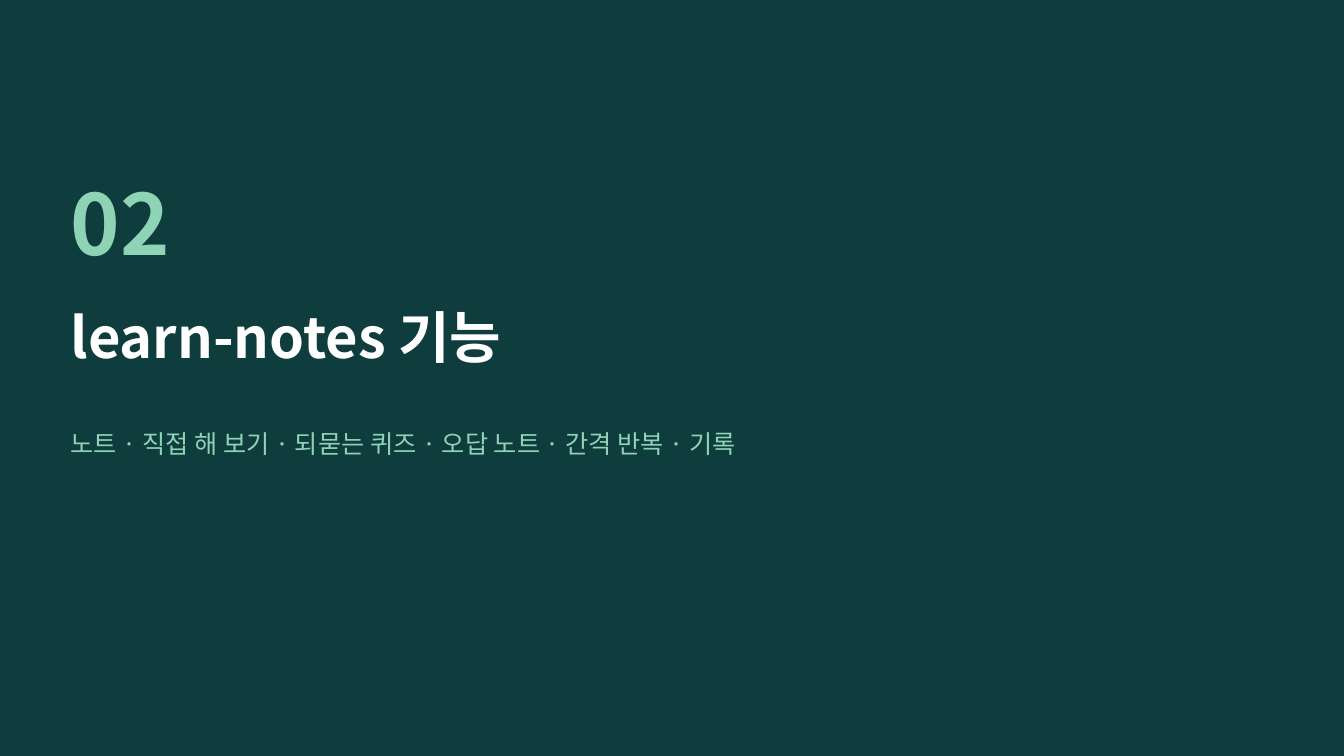
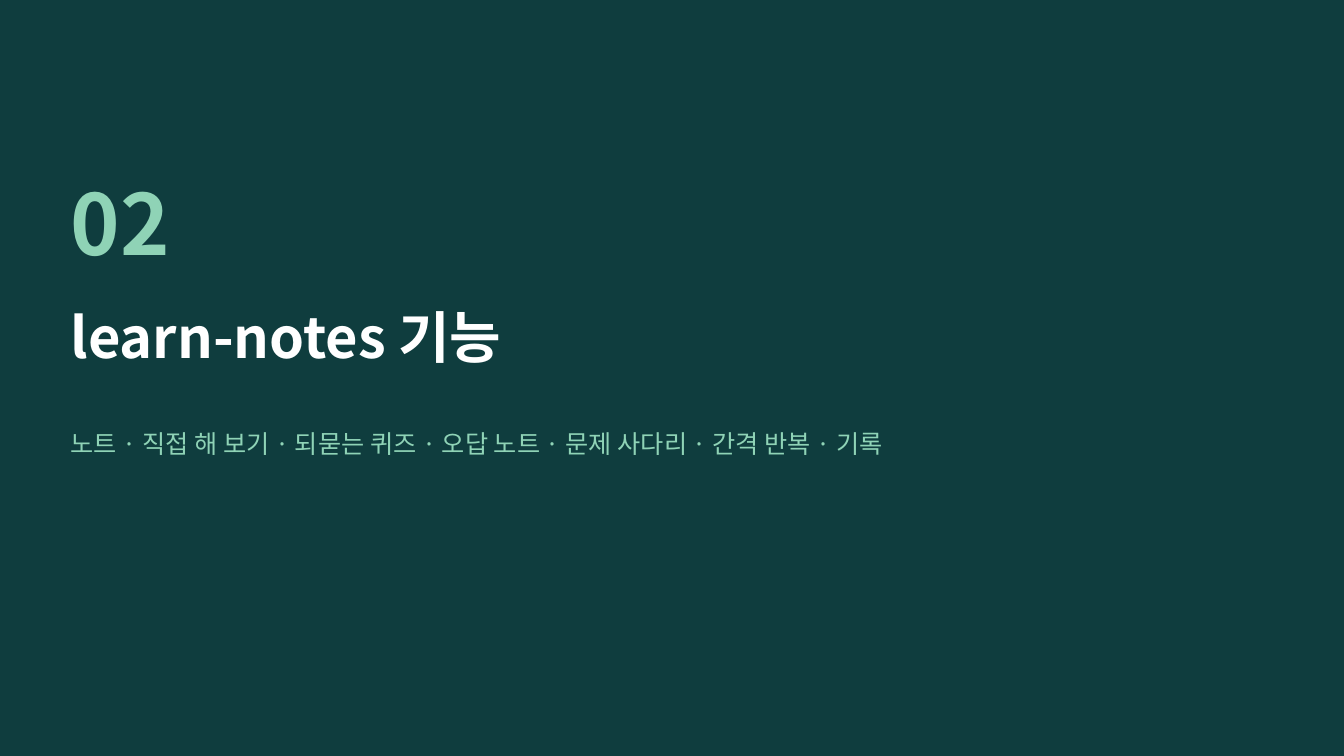
Before and after one commit to Owen-YC/learn-notes, a slide deck: slide 9 of docs/team/learn-notes-intro.pptx. Drawn at 1344x756 pixels with LibreOffice and Linux fonts; fonts in the diff are those of the drawing. Boxes give left, top, right and bottom in pixels: in the first picture for what was removed or moved away, otherwise in the second. Text is boxed around its words. In the diff, an @@ line names an element or a change of style, - is before the commit and + after.

```diff
--- a/docs/team/learn-notes-intro.pptx
+++ b/docs/team/learn-notes-intro.pptx
@@ text at (71,432,882,455): text changed @@
-노트 · 직접 해 보기 · 되묻는 퀴즈 · 오답 노트 · 간격 반복 · 기록
+노트 · 직접 해 보기 · 되묻는 퀴즈 · 오답 노트 · 문제 사다리 · 간격 반복 · 기록
```
Also in this commit, not shown: 16 other slides changed, 2 slides added, 22 other files.
